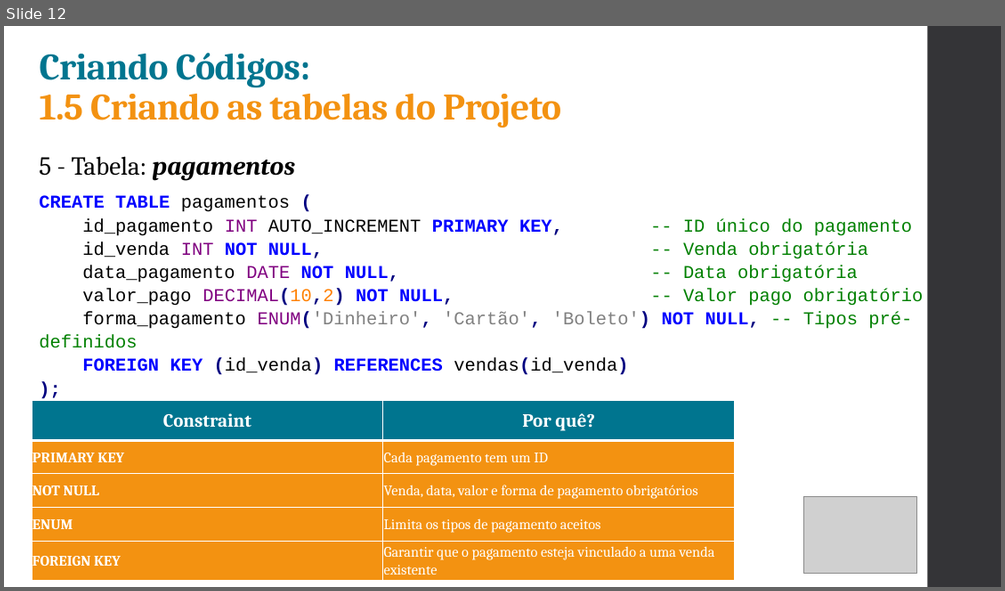
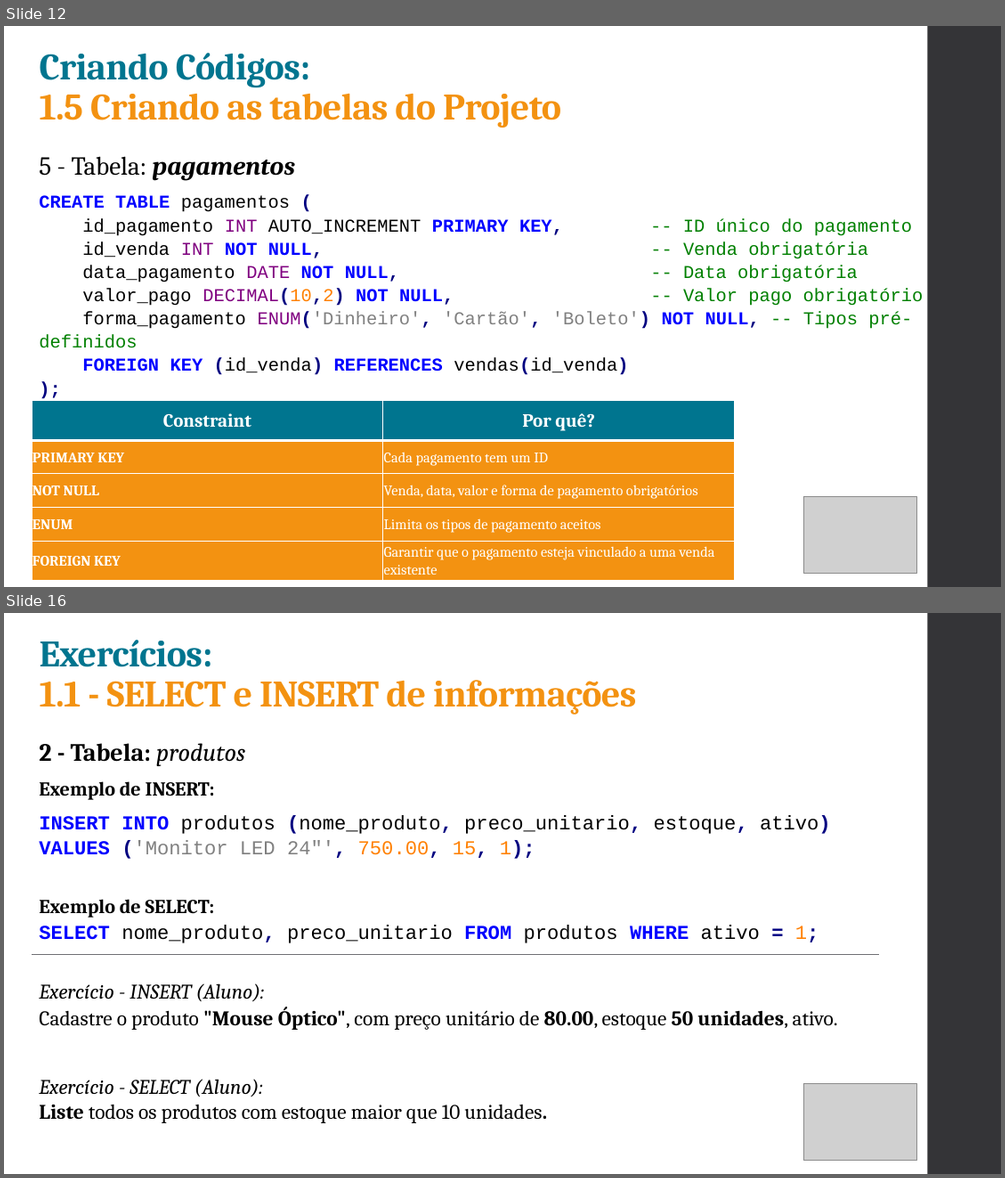
Before and after one commit to ruanSTT/database-mysql, a slide deck: Aula 02/Aula02.pptx. Shown one above the other, each under a label of ours: slide 12 before the commit, slides 12 and 16 after it; the slides between them are not shown. The pictures are 1005x591 and 1005x1178 pixels, drawn with LibreOffice and Linux fonts; fonts in the diff are those of the drawing; grey boxes stand for pictures. Boxes give left, top, right and bottom in pixels: in the first picture for what was removed or moved away, otherwise in the second. Text is boxed around its words. In the diff, an @@ line names an element or a change of style, - is before the commit and + after.

```diff
--- a/Aula 02/Aula02.pptx
+++ b/Aula 02/Aula02.pptx
@@ slide 16 added at (x1=4, y1=613, x2=1001, y2=1174), background #FFFFFF; not listed: 1 template element that a slide beside it also shows @@
@@ title added at (x1=40, y1=640, x2=636, y2=714), 36 pt, text #F39211, bold @@
+Exercícios:
+1.1 - SELECT e INSERT de informações
@@ text added at (x1=39, y1=743, x2=838, y2=1123), 19 pt, text #000000 @@
+2 - Tabela: produtos
+Exemplo de INSERT:
+INSERT INTO produtos (nome_produto, preco_unitario, estoque, ativo)
+VALUES ('Monitor LED 24"', 750.00, 15, 1);
+Exemplo de SELECT:
+SELECT nome_produto, preco_unitario FROM produtos WHERE ativo = 1;
+Exercício - INSERT (Aluno):
+Cadastre o produto "Mouse Óptico", com preço unitário de 80.00, estoque 50 unidades, ativo.
+Exercício - SELECT (Aluno):
+Liste todos os produtos com estoque maior que 10 unidades.
@@ line added from (32, 954) to (879, 954), #6F6F74 0.75 pt @@
@@ picture added at (x1=803, y1=1083, x2=917, y2=1159) @@
```
Also in this commit, not shown: 6 other slides added, 1 other file.
